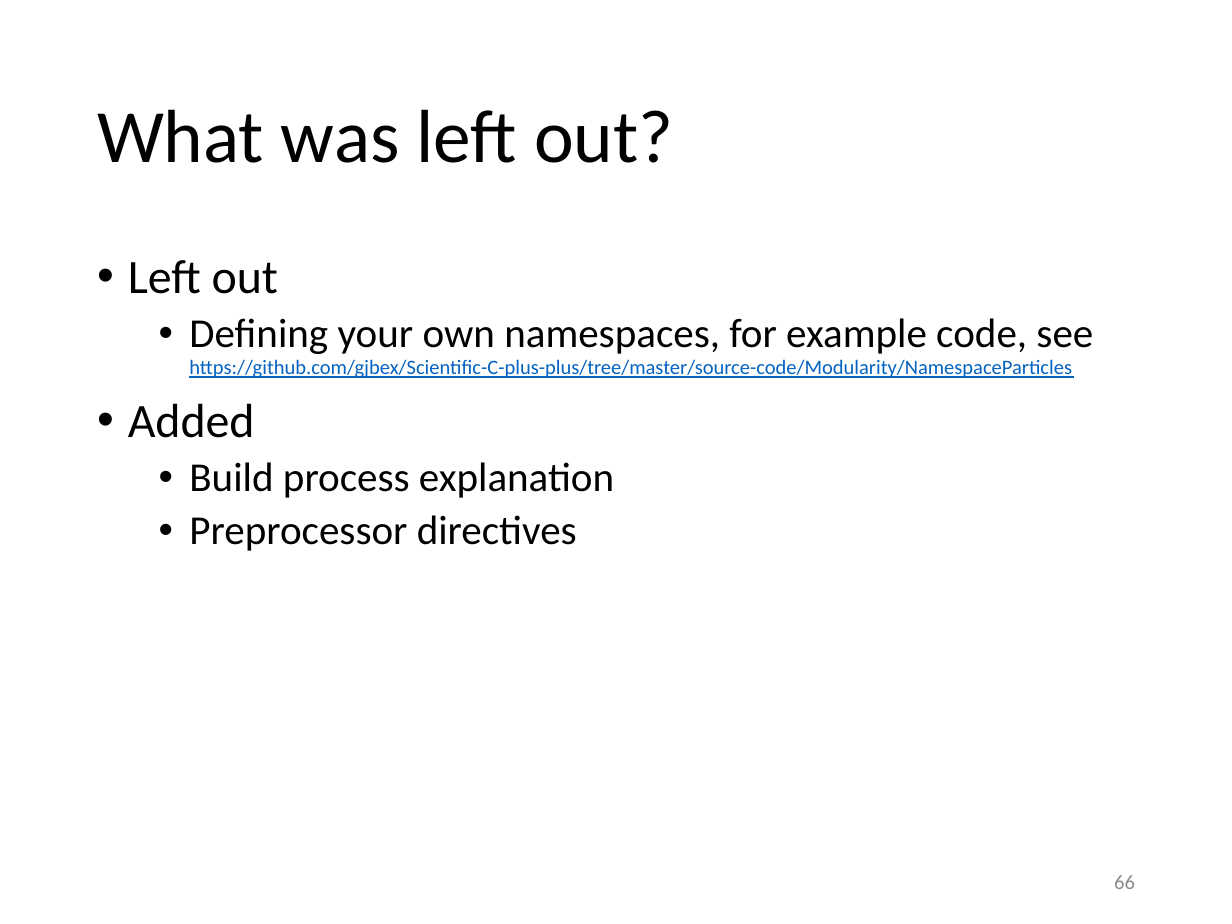
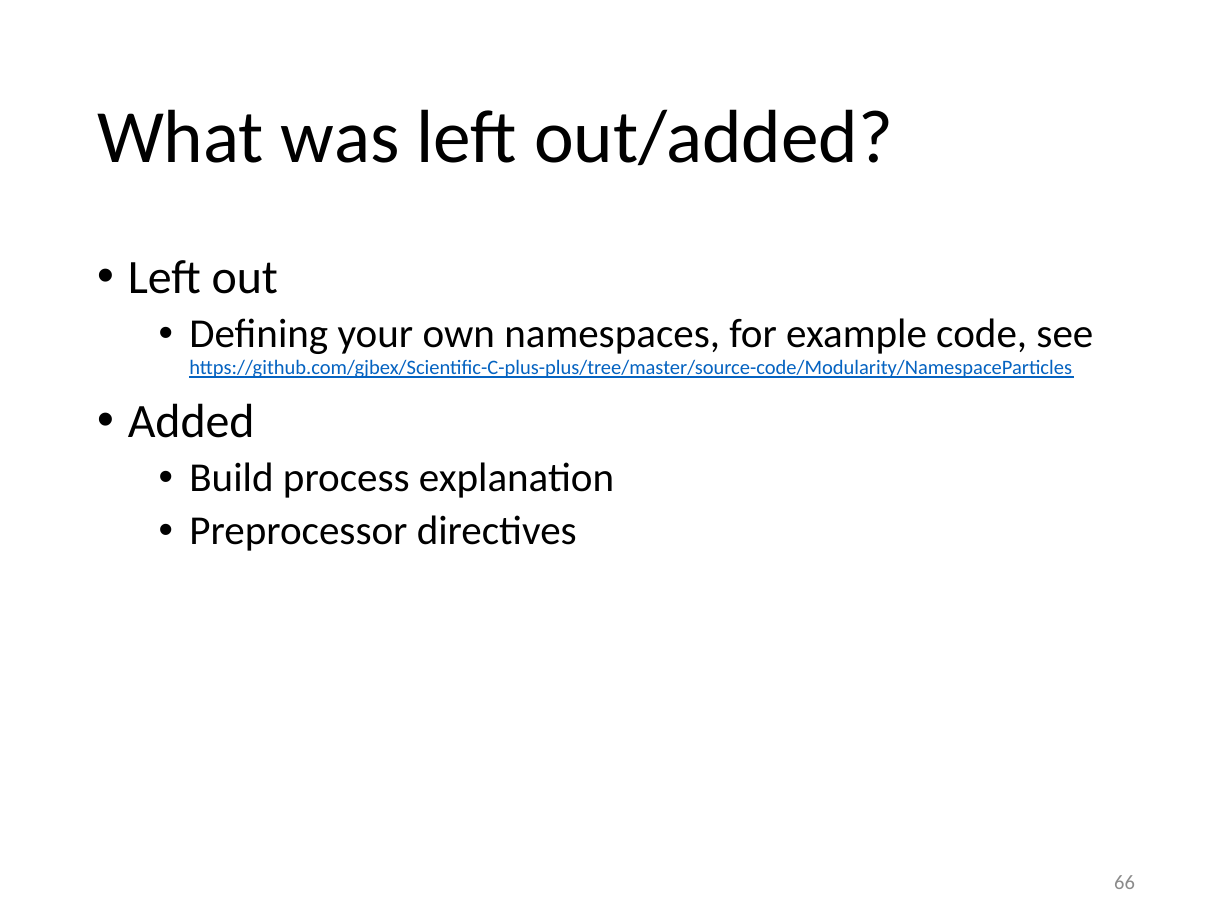
Before and after one commit to gjbex/Scientific-C-plus-plus, a slide deck: slide 66 of scientific_cpp.pptx. Drawn at 1232x924 pixels with LibreOffice and Linux fonts; fonts in the diff are those of the drawing. Boxes give left, top, right and bottom in pixels: in the first picture for what was removed or moved away, otherwise in the second. Text is boxed around its words. In the diff, an @@ line names an element or a change of style, - is before the commit and + after.

```diff
--- a/scientific_cpp.pptx
+++ b/scientific_cpp.pptx
@@ title at box(97, 109, 893, 166): text changed @@
-What was left out?
+What was left out/added?
```
Also in this commit, not shown: 1 other slide changed, 1 slide added.
